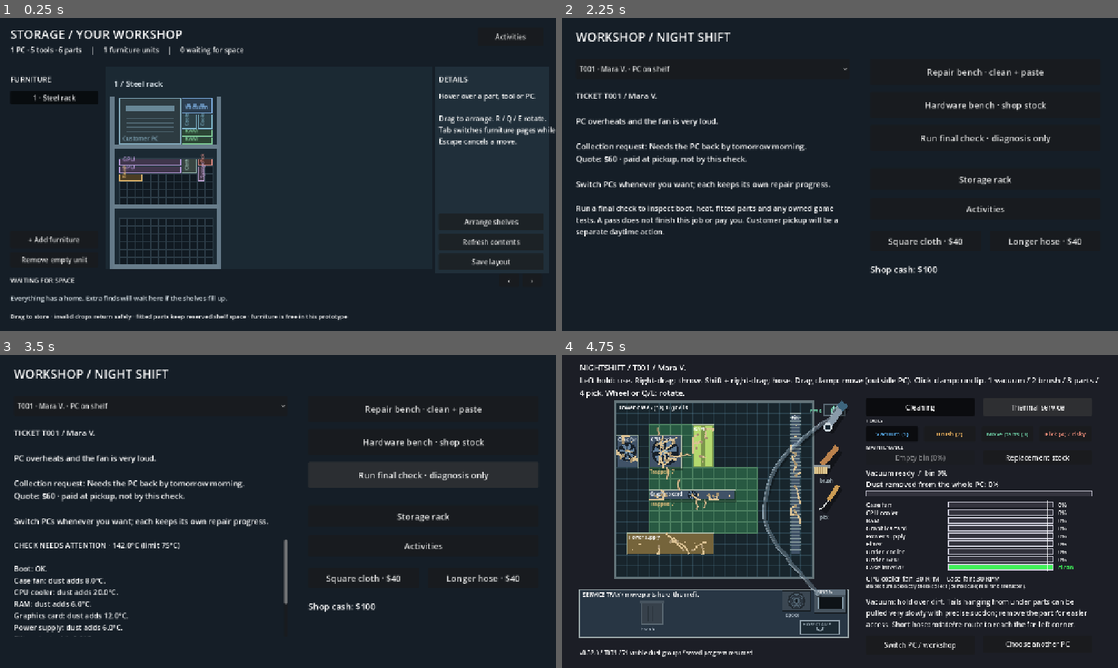
Above: before the commit, frames 1-4 (two rows, left to right).
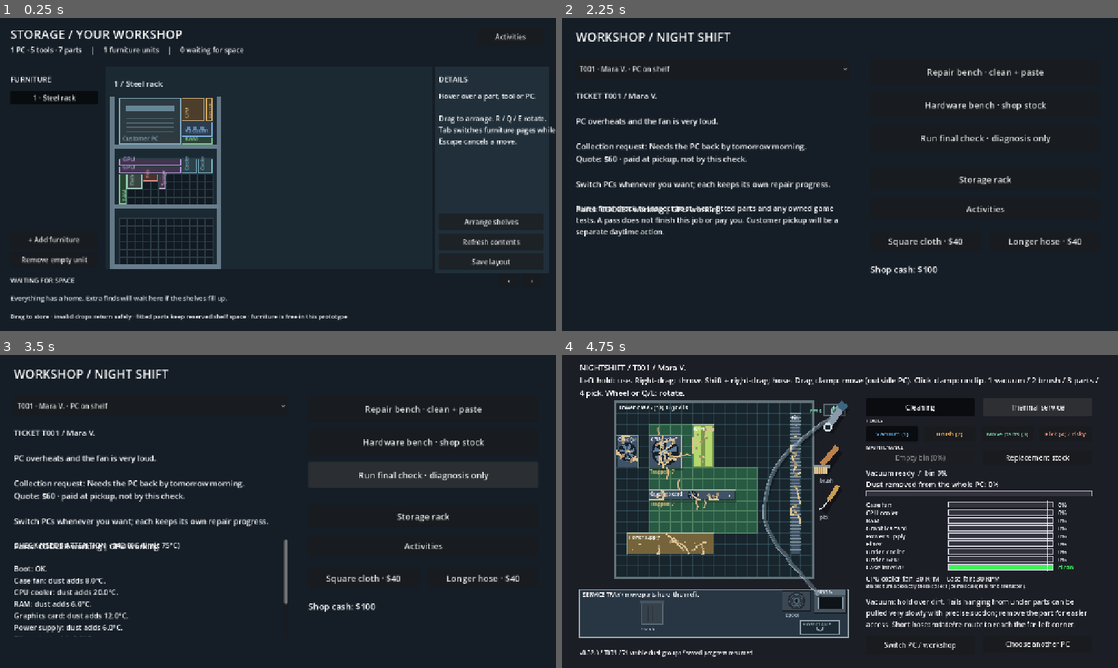
Above: after the commit, the same moments.

Repository: 123rearearcode/nighshift_real
Game: Godot game, scene res://scenes/storage.tscn
Two runs of this game, one before a commit and one after it. Both use one fixed random seed, a clock stepped at 60 frames per second and the inputs below. This scene is started directly instead of the project's main scene.
Inputs:
- Up to frame 1 (0.25 s): no input
- Up to frame 2 (2.25 s): click "Refresh contents" at 0.5 s; click "Activities" at 1.25 s; click "WORKSHOP Repair bench · hardw…" at 2 s
- Up to frame 3 (3.5 s): click "Run final check · diagnosis o…" at 2.75 s
- Up to frame 4 (4.75 s): click "T001 · Mara V. · PC on shelf" at 3.5 s; click "Repair bench · clean + paste" at 4.25 s

The runs differ from the first frame. In frame 1, 1.1% of the frame differs, in the area x 10-39%, y 9-60%; in frame 2, 0.3%; in frame 3, 0.3%; in frame 4, nothing differs.

Commit message:
0.32.0: integrate Codex PRs #35/#36/#38; shared part_states rule; rack CPU fix; docs
Co-Authored-By: Claude Sonnet 5.5 <noreply@anthropic.com>
Claude-Session: https://claude.ai/code/session_01RRHyDEgCNWig31UsohEBJ7

Diff:
--- a/scripts/night/night_diagnostics.gd
+++ b/scripts/night/night_diagnostics.gd
@@ -4,6 +4,7 @@
 const Zones = preload("res://scripts/data/dust_zones.gd")
 const Materials = preload("res://scripts/data/paste_materials.gd")
 const Parts = preload("res://scripts/data/service_parts.gd")
+const PartStates = preload("res://scripts/rules/part_states.gd")
 const Games = preload("res://scripts/data/games.gd")
 const Frames = preload("res://scripts/rules/fps_sim.gd")
 
@@ -29,8 +30,7 @@
         notes.append("Cooler contact: %s. Material: %s."%[grade,material.get("label","Unknown")])
     var broken: Array = job.get("broken_parts",[])
     var removed: Array = job.get("removed_parts",[])
-    if not broken.is_empty(): notes.append("Damaged: "+", ".join(broken)+". Replace these parts.")
-    if not removed.is_empty(): notes.append("Not fitted: "+", ".join(removed)+". Refit before a boot check.")
+    notes.append_array(PartStates.problem_lines(job))   # D115: binary per part, with the exact repair path
     var gpu: float = 100.0
     for id: String in job.get("service_replacements",{}):
         var replacement: Dictionary = Parts.option(id,str(job["service_replacements"][id]))
--- a/scripts/night/workshop_hub.gd
+++ b/scripts/night/workshop_hub.gd
@@ -1,6 +1,7 @@
 # PC selection and read-only diagnostics. This is not the future daytime shop.
 extends "res://scripts/night/activities_view.gd"
 const Diagnostics = preload("res://scripts/night/night_diagnostics.gd")
+const PartStates = preload("res://scripts/rules/part_states.gd")
 var report: Label
 var ticket: Label
 var picker: OptionButton
@@ -68,6 +69,7 @@
 func _refresh_ticket() -> void:
     var job: Dictionary = GameState.job
     ticket.text = "TICKET %s / %s\n\n%s\n\nCollection request: %s\nQuote: $%d · paid at pickup, not by this check.\n\nS …(215 unchanged characters)…
+    ticket.text += "\n\nParts: "+PartStates.summary(job)
     report.text = "Run a final check to inspect boot, heat, fitted parts and any owned game tests. A pass does not finish this job or pay you. Customer pickup will be a separate daytime action."
     message.text = NightSession.status
     var marker: Dictionary = job["hardware_trial"].get("night_session",{})
--- /dev/null
+++ b/scripts/rules/part_states.gd
@@ -0,0 +1,43 @@
+# RULES ONLY (pure, no scene or autoload access): the binary state of a customer PC's serviceable
+# parts, D115. Every surface that talks about parts reads it - the shop ticket, the old final check,
+# the night workshop's diagnosis and ticket - so they can never disagree or leave the player
+# without a named next step (BUGS.md B10/B12, RC-1/RC-2). `job` is any job Dictionary.
+extends RefCounted
+
+const ServiceParts = preload("res://scripts/data/service_parts.gd")
+
+const MISSING_TEXT: String = "MISSING - lying in the repair-bench tray; drag it back or fit a replacement"
+const BROKEN_TEXT: String = "BROKEN - at the repair bench: move it to the tray, then open Replacement stock"
+
+
+# {fitted: bool, working: bool, tier: String, text: String} for one part id.
+static func state(job: Dictionary, part_id: String) -> Dictionary:
+    var fitted: bool = not part_id in job.get("removed_parts", [])
+    var working: bool = not part_id in job.get("broken_parts", [])
+    var tier: String = str(job.get("service_replacements", {}).get(part_id, ""))
+    var text: String
+    if not fitted:
+        text = MISSING_TEXT
+    elif not working:
+        text = BROKEN_TEXT
+    else:
+        text = "working" + (" (%s replacement)" % tier if tier != "" else "")
+    return {"fitted": fitted, "working": working, "tier": tier, "text": text}
+
+
+# One "GPU: BROKEN - ..." line per part that is not both fitted and working. Empty when all is well.
+static func problem_lines(job: Dictionary) -> Array:
+    var lines: Array = []
+    for part_id: String in ServiceParts.IDS:
+        var s: Dictionary = state(job, part_id)
+        if not bool(s["fitted"]) or not bool(s["working"]):
+            lines.append("%s: %s." % [part_id.to_upper(), str(s["text"])])
+    return lines
+
+
+# Every part on one line, for a ticket: "GPU BROKEN - ... | COOLER working".
+static func summary(job: Dictionary) -> String:
+    var parts: Array = []
+    for part_id: String in ServiceParts.IDS:
+        parts.append("%s %s" % [part_id.to_upper(), str(state(job, part_id)["text"])])
+    return " | ".join(parts)
--- a/scripts/state/game_state.gd
+++ b/scripts/state/game_state.gd
@@ -13,6 +13,7 @@
 const PasteMaterials = preload("res://scripts/data/paste_materials.gd")
 const Customers = preload("res://scripts/data/customers.gd")
 const Games = preload("res://scripts/data/games.gd")
+const PartStates = preload("res://scripts/rules/part_states.gd")
 const FpsSim = preload("res://scripts/rules/fps_sim.gd")
 const PickupScore = preload("res://scripts/rules/pickup_score.gd")
 const GOOD_PASTE: Array = ["PERFECT", "GOOD ENOUGH"]   # mount results good enough to complete the repaste
@@ -141,17 +142,7 @@
 # ONE source of truth for the state of a customer's serviceable part (D115): binary per part.
 # Everything that talks about parts (ticket, final check, benches) reads this, never its own copy.
 func part_state(part_id: String) -> Dictionary:
-    var fitted: bool = not part_id in job.get("removed_parts", [])
-    var working: bool = not part_id in job.get("broken_parts", [])
-    var tier: String = str(job.get("service_replacements", {}).get(part_id, ""))
-    var text: String
-    if not fitted:
-        text = "MISSING - lying in the repair-bench tray; drag it back or fit a replacement"
-    elif not working:
-        text = "BROKEN - at the repair bench: move it to the tray, then open Replacement stock"
-    else:
-        text = "working" + (" (%s replacement)" % tier if tier != "" else "")
-    return {"fitted": fitted, "working": working, "tier": tier, "text": text}
+    return PartStates.state(job, part_id)
 
 
 func damage_service_part(part_id: String) -> bool:
@@ -366,10 +357,7 @@
     # the old aggregate notes after a playtest where a broken GPU left the player with no path.
     var removed_parts: Array = job.get("removed_parts", [])
     var broken: Array = job["broken_parts"]
-    for part_id: String in ServiceParts.IDS:
-        var state: Dictionary = part_state(part_id)
-        if not bool(state["fitted"]) or not bool(state["working"]):
-            notes.append("%s: %s." % [part_id.to_upper(), str(state["text"])])
+    notes.append_array(PartStates.problem_lines(job))
     for id: String in job["service_replacements"]:
         var replacement: Dictionary = ServiceParts.option(id, str(job["service_replacements"][id]))
         temp += float(replacement["heat_penalty"])
--- a/scripts/storage/storage_data.gd
+++ b/scripts/storage/storage_data.gd
@@ -8,7 +8,7 @@
     "pegboard":{"name":"Tool board","size":Vector2i(12,6),"shelves":1,"accepts":["tool"],"hint":"Dedicated tool storage frees the main rack."}
 }
 const TOOL_SIZES: Dictionary = {"vacuum":Vector2i(4,2),"brush":Vector2i(3,1),"pick":Vector2i(2,1),"cloth":Vector2i(2,2),"syringe":Vector2i(1,2)}
-const COLOURS: Dictionary = {"pc":Color("82a9bb"),"ram":Color("7cc694"),"gpu":Color("b89ada"),"cooler":Color("80b9ce"),"vacuum":Color("7caee1"),"brush":Color("d7ae66"),"pick":Color("da8b82"),"cloth":Color("a1c4ba"),"syringe":Color("bc9fce")}
+const COLOURS: Dictionary = {"pc":Color("82a9bb"),"ram":Color("7cc694"),"gpu":Color("b89ada"),"cpu":Color("d9b27c"),"cooler":Color("80b9ce"),"vacuum":Color("7caee1"),"brush":Color("d7ae66"),"pick":Color("da8b82"),"cloth":Color("a1c4ba"),"syringe":Color("bc9fce")}
 
 static func footprint(item: Dictionary, rotation: int) -> Vector2i:
     var size: Vector2i = item["size"]
--- a/scripts/storage/storage_sources.gd
+++ b/scripts/storage/storage_sources.gd
@@ -1,21 +1,24 @@
 # Read-only adapter. These are references/projections, never a second owned-item database.
 extends RefCounted
 const Data = preload("res://scripts/storage/storage_data.gd")
-const Parts = preload("res://scripts/data/service_parts.gd")
-const Ram = preload("res://scripts/data/component_data.gd")
 
 static func collect(gs: Node) -> Dictionary:
     var items: Dictionary = {}
+    # The canonical component projection from GameState (RAM, CPU, GPU, cooler): the rack never
+    # keeps its own per-kind dispatch, which silently dropped the CPU (BUGS.md B17).
+    var projected: Dictionary = {}
+    for built: Dictionary in gs.inventory_components():
+        projected[str(built.get("id",""))] = built
     for record: Dictionary in gs.player_inventory:
         var raw_uid: String = str(record.get("uid",""))
         var kind: String = str(record.get("kind",""))
         if raw_uid == "" or record.get("owner","") != "player": continue
-        var component: Dictionary = Ram.ram_stick() if kind == "ram" else Parts.component(raw_uid,kind,str(record.get("tier","similar")))
+        var component: Dictionary = projected.get(raw_uid,{})
         if component.is_empty(): continue
         var layout: Variant = gs.inventory_layout.get(raw_uid,{})
         var fitted: bool = layout is Dictionary and layout.get("location","drawer") != "drawer"
         var uid: String = "part:"+raw_uid
-        items[uid] = {"id":uid,"source_uid":raw_uid,"category":"part","kind":kind,"label":kind.to_upper() if kind == "ram" or kind == "gpu" else kind.capitalize(),
+        items[uid] = {"id":uid,"source_uid":raw_uid,"category":"part","kind":kind,"label":kind.to_upper() if kind in ["ram","gpu","cpu"] else kind.capitalize(),
             "model":str(component["display_name"]),"size":component["footprint"],"owner":"Shop property","condition":str(record.get("condition","working")),
             "reserved":fitted,"note":"Fitted on the hardware bench; this shelf space is reserved." if fitted else "Loose stock. Available to the hardware bench and replacement drawer."}
     for kind: String in Data.TOOL_SIZES:
--- a/scripts/view/shop_view.gd
+++ b/scripts/view/shop_view.gd
@@ -6,7 +6,7 @@
 const COLOR_BG := Color(0.11, 0.12, 0.15)
 const COLOR_CARD := Color(0.17, 0.19, 0.24)
 const DustZones = preload("res://scripts/data/dust_zones.gd")
-const ServiceParts = preload("res://scripts/data/service_parts.gd")
+const PartStates = preload("res://scripts/rules/part_states.gd")
 const Customers = preload("res://scripts/data/customers.gd")
 const Games = preload("res://scripts/data/games.gd")
 
@@ -172,14 +172,11 @@
         customer_label.text = "%s\n\n%s  -  %s  -  trust %d/100\n%s\nComplaint: %s\nUses: %s\nHabits: %s\nTime: %s\nBudget: $%d. Pays $%d on completion.\n%s" % [
             _needs_text(who), str(who["name"]), str(who["profession"]), int(who["trust"]), str(who["about"]), str(who["complaint"]),
             str(who["uses"]), str(who["habits"]), str(who["patience"]), int(who["budget"]), int(job["payout"]), last]
-    var part_lines: Array = []
-    for part_id: String in ServiceParts.IDS:
-        part_lines.append("%s %s" % [part_id.to_upper(), str(GameState.part_state(part_id)["text"])])
     ticket_label.text = "TICKET %s - %s\nComplaint: %s\nPayment on completion: $%d\n\n%s 1. Clean the whole PC  (%d of %d parts)\n%s 2. Apply fresh thermal paste  %s\n%s 3. Final check passes  %s\n\nParts: %s\nStatus: %s" % [
         job["id"], job["customer"], job["complaint"], int(job["payout"]),
         _check_mark(cleaned), parts_clean, parts_total, _check_mark(grade != ""), paste_text,
         _check_mark(done), check_text,
-        " | ".join(part_lines),
+        PartStates.summary(job),
         "COMPLETED" if done else "OPEN"]
     queue_redraw()
 
--- a/tools/test_regressions.gd
+++ b/tools/test_regressions.gd
@@ -210,6 +210,7 @@
     test_0_25(gs)
     test_0_28(gs)
     test_0_29(gs)
+    test_0_32(gs)
     test_0_22(gs)
     test_bench_clicks(gs)
     test_hose_housing_and_clamp(gs)
@@ -1804,3 +1805,37 @@
     check(shop.ticket_label.get_parent() == shop.ticket_scroll, "the ticket is bounded like the other cards")
     shop.queue_free()
     gs.new_game()
+
+
+# 0.32.0 integration: the part-state rule is pure and shared by every surface (D115), including
+# the night workshop's diagnosis, which used to say only "Damaged: gpu. Replace these parts."
+func test_0_32(gs: Node) -> void:
+    var PartStates: GDScript = load("res://scripts/rules/part_states.gd")
+    var Diagnostics: GDScript = load("res://scripts/night/night_diagnostics.gd")
+    var job: Dictionary = {"removed_parts": [], "broken_parts": [], "service_replacements": {}}
+    check(PartStates.problem_lines(job).is_empty() and PartStates.state(job, "gpu")["text"] == "working",
+        "a healthy job has no part problems")
+    job["broken_parts"] = ["gpu"]
+    var broken: Dictionary = PartStates.state(job, "gpu")
+    check(not bool(broken["working"]) and bool(broken["fitted"]) and str(broken["text"]).contains("Replacement stock"),
+        "a broken part says BROKEN and names the repair path (pure rule, no autoload)")
+    job["removed_parts"] = ["cooler"]
+    var lines: Array = PartStates.problem_lines(job)
+    check(lines.size() == 2 and str(lines[0]).begins_with("GPU: BROKEN") and str(lines[1]).begins_with("COOLER: MISSING"),
+        "problem lines list each part once, in the shared order")
+    check(PartStates.summary(job).contains("GPU BROKEN") and PartStates.summary(job).contains("COOLER MISSING"),
+        "the one-line ticket summary carries both states")
+    job["service_replacements"] = {"gpu": "budget"}
+    job["broken_parts"] = []
+    check(str(PartStates.state(job, "gpu")["text"]).contains("budget replacement"), "a replaced part reads working with its tier")
+    # The night workshop diagnosis uses the same lines instead of its own vague aggregate notes.
+    gs.tickets_taken = 0
+    gs.new_game(false)
+    gs.damage_service_part("gpu")
+    var report: Dictionary = Diagnostics.evaluate(gs.job, gs.owned_games)
+    var joined: String = "\n".join(report["notes"])
+    check(not bool(report["boots"]) and joined.contains("GPU: BROKEN") and joined.contains("Replacement stock"),
+        "the night diagnosis names the broken part and the repair path (BUGS.md B18)")
+    check(not joined.contains("Replace these parts"), "the old vague aggregate note is gone from the diagnosis")
+    check(gs.part_state("gpu") == PartStates.state(gs.job, "gpu"), "GameState.part_state is the pure rule, not a copy")
+    gs.new_game()
--- a/tools/test_storage.gd
+++ b/tools/test_storage.gd
@@ -22,6 +22,10 @@
     check(sources.size() == inventory.size()+6,"starter projects every owned part, five tools and one customer PC")
     check(gs.money == cash and gs.player_inventory == inventory and gs.job == job,"source projection never mutates game state")
     check(Sources.collect(gs) == sources,"source IDs are stable across repeated reads")
+    # B17: the canonical projection carries the CPU; the rack must show it as a 3x3 CPU, not drop it.
+    var cpu_item: Dictionary = sources.get("part:stock_cpu_demo",{})
+    check(not cpu_item.is_empty() and cpu_item["label"] == "CPU" and cpu_item["size"] == Vector2i(3,3),
+        "the starter CPU appears on the rack as a 3x3 CPU (never silently dropped)")
     var first_uid: String = inventory[0]["uid"]
     gs.inventory_layout[first_uid] = {"location":"motherboard","cell":[0,0]}
     check(Sources.collect(gs)["part:"+first_uid]["reserved"],"installed shop part keeps marked storage reservation")
Not shown, changed: CHANGELOG.md
Not shown, changed: DEVELOPMENT.md
Not shown, changed: HANDOFF.md
Not shown, changed: docs/BUGS.md
Not shown, changed: docs/DECISIONS.md
